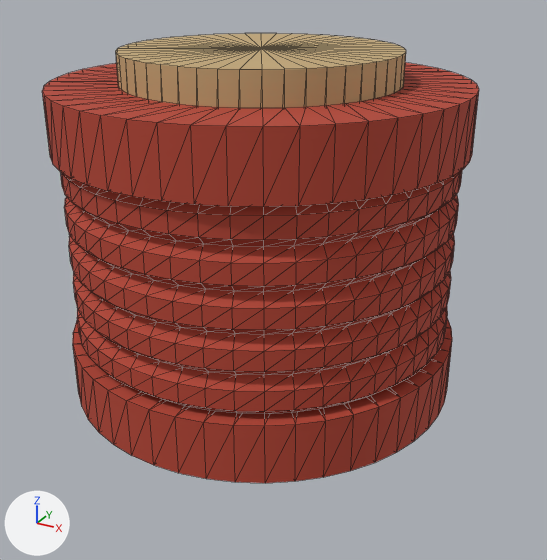
Before and after pictures for a commit that changed the glTF model packages/deadvox/src/content/base/assets/models/thread_spool.glb.
Camera for both pictures: a 50 mm camera at (0.0491, -0.0861, 0.0616) aimed at (0.0025, -0.0014, 0.0193). Arrows for +X, +Y and +Z are at lower left; the lights stay in place. The older version comes first. Mesh edges are drawn as thin lines. Where no turn or scale is listed for an object, it has been applied to the vertices. Vertices at exactly the same position are counted once.

Objects in the first picture: 'sewing_thread:spool'.
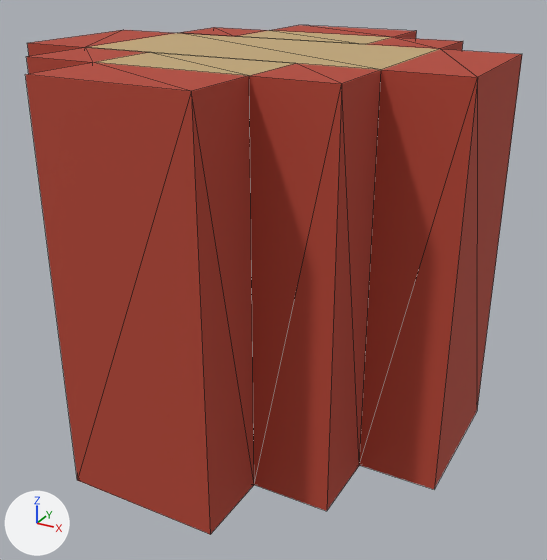
Location of each change, [x1, y1, x2, y2] in pixels of the pictures (547 x 560 px):
```json
{"object": "sewing_thread:spool", "change": "reshaped", "before": [42, 33, 479, 483], "after": [25, 25, 522, 534], "on screen": "14% wider, 13% taller"}
{"part": 1, "of": "me_sewing_thread_spool", "change": "rebuilt", "before": [42, 62, 479, 483], "after": [25, 25, 522, 534], "on screen": "14% wider, 21% taller"}
{"part": 2, "of": "me_sewing_thread_spool", "change": "deleted", "before": [116, 33, 406, 108], "on screen": "brown"}
```

Edits to the scene script, one JSON object a line:
```json
{"block": "me_sewing_thread_spool", "where": "# used by ob_sewing_thread_spool; location = (0.0, 0.0, 0.0)"}
{"op": "remove", "block": "me_sewing_thread_spool", "code": "me_sewing_thread_spool.from_pydata(...)  # 1250 vertices, 2688 faces; spans x -0.027..0.027, y -0.027..0.027, z 0.0..0.05"}
{"op": "add", "block": "me_sewing_thread_spool", "code": "me_sewing_thread_spool.from_pydata(...)  # 48 vertices, 84 faces; spans x -0.03..0.03, y -0.03..0.03, z 0.0..0.05"}
{"block": "me_sewing_thread_spool", "change": "me_sewing_thread_spool part 1: the loose piece of 1152 vertices spanning x -0.027..0.027, y -0.027..0.027, z 0.004..0.046 is rebuilt with 48 vertices and now spans x -0.03..0.03, y -0.03..0.03, z 0.0..0.05"}
{"block": "me_sewing_thread_spool", "change": "me_sewing_thread_spool part 2: the loose piece of 98 vertices spanning x -0.018..0.018, y -0.018..0.018, z 0.0..0.05 is deleted"}
```
